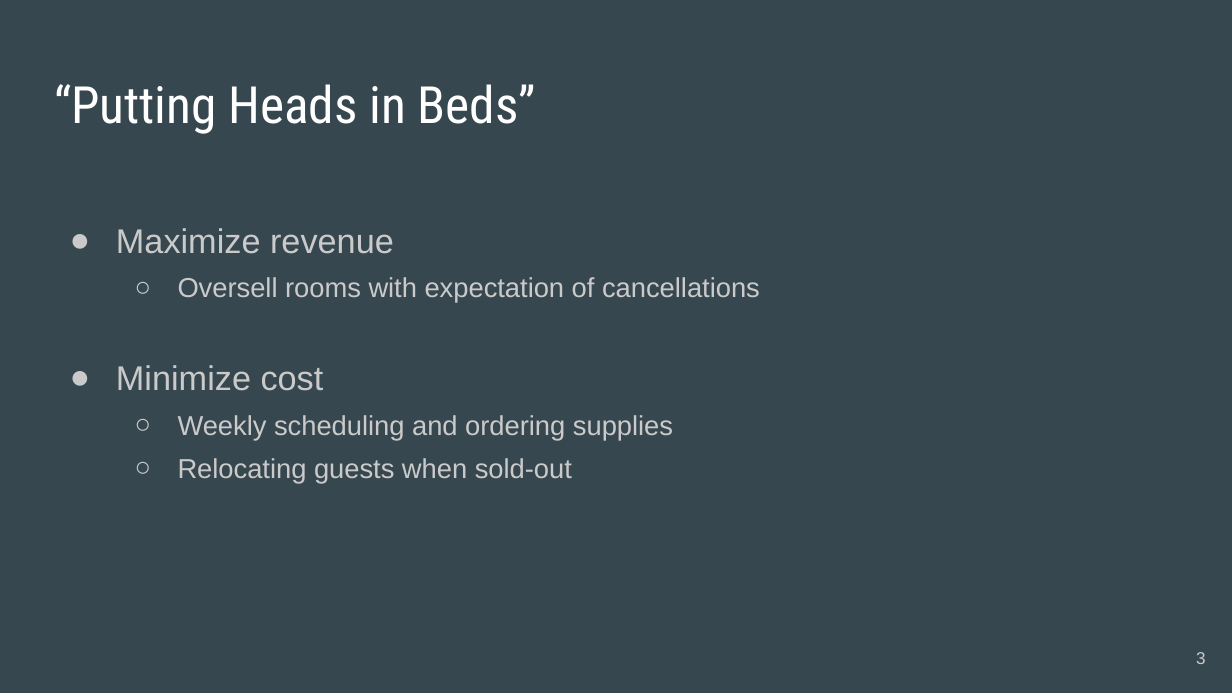
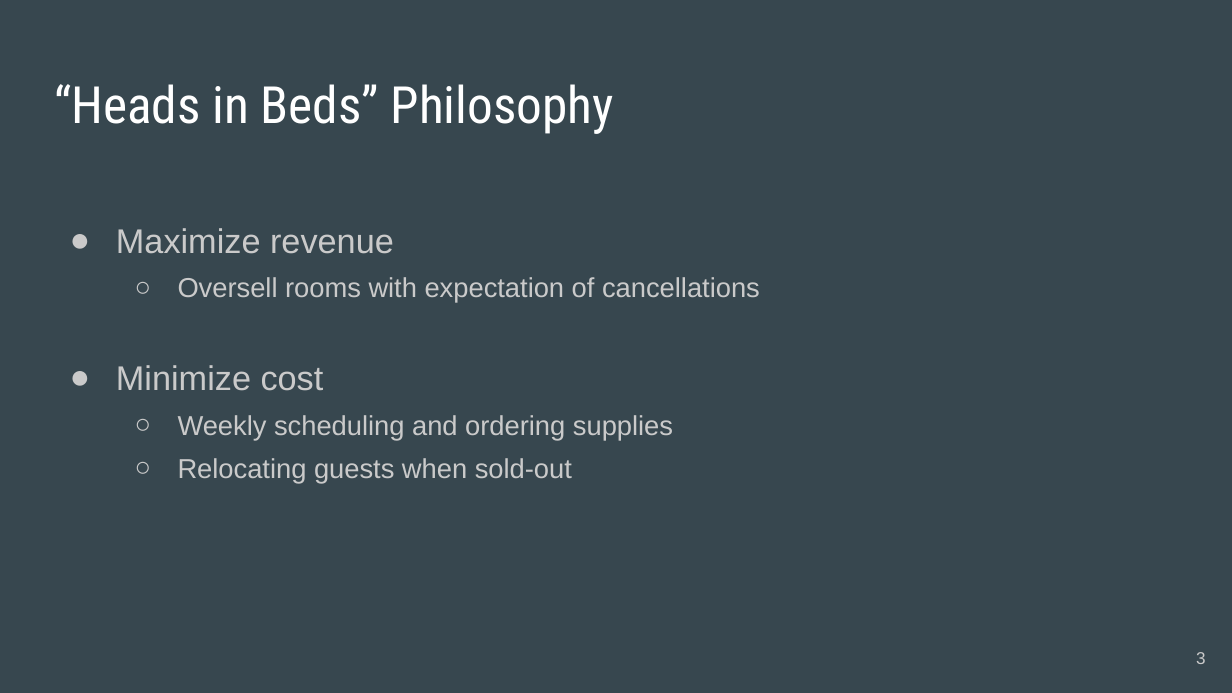
Before and after one commit to BenJMcCarty/Hotel_Cancel_Culture, a slide deck: slide 3 of Hotel_Cancel_Culture_Presentation.pptx. Drawn at 1232x693 pixels with LibreOffice and Linux fonts; fonts in the diff are those of the drawing. Boxes give left, top, right and bottom in pixels: in the first picture for what was removed or moved away, otherwise in the second. Text is boxed around its words. In the diff, an @@ line names an element or a change of style, - is before the commit and + after.

```diff
--- a/Hotel_Cancel_Culture_Presentation.pptx
+++ b/Hotel_Cancel_Culture_Presentation.pptx
@@ title at (x1=54, y1=84, x2=614, y2=134): text changed @@
-“Putting Heads in Beds”
+“Heads in Beds” Philosophy
```
Also in this commit, not shown: 3 other slides changed, 6 slides added, 3 slides removed, 8 other files.
